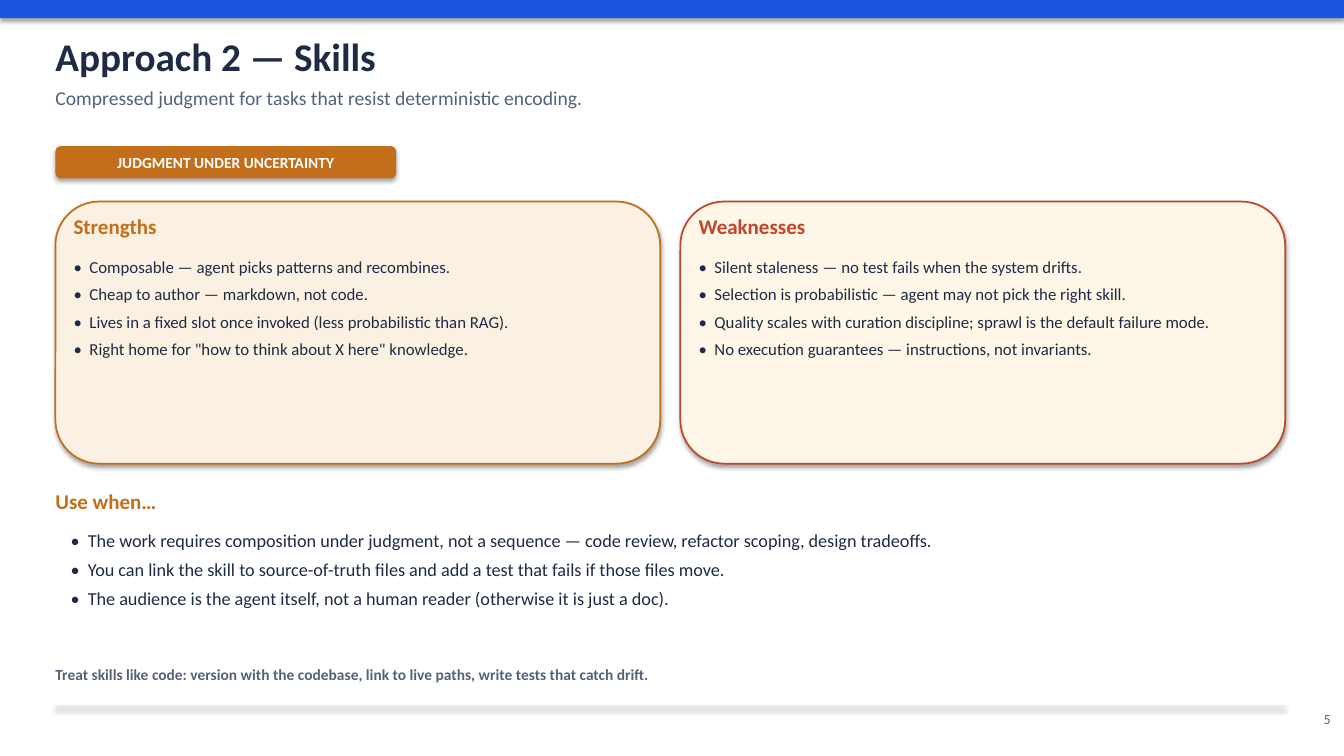
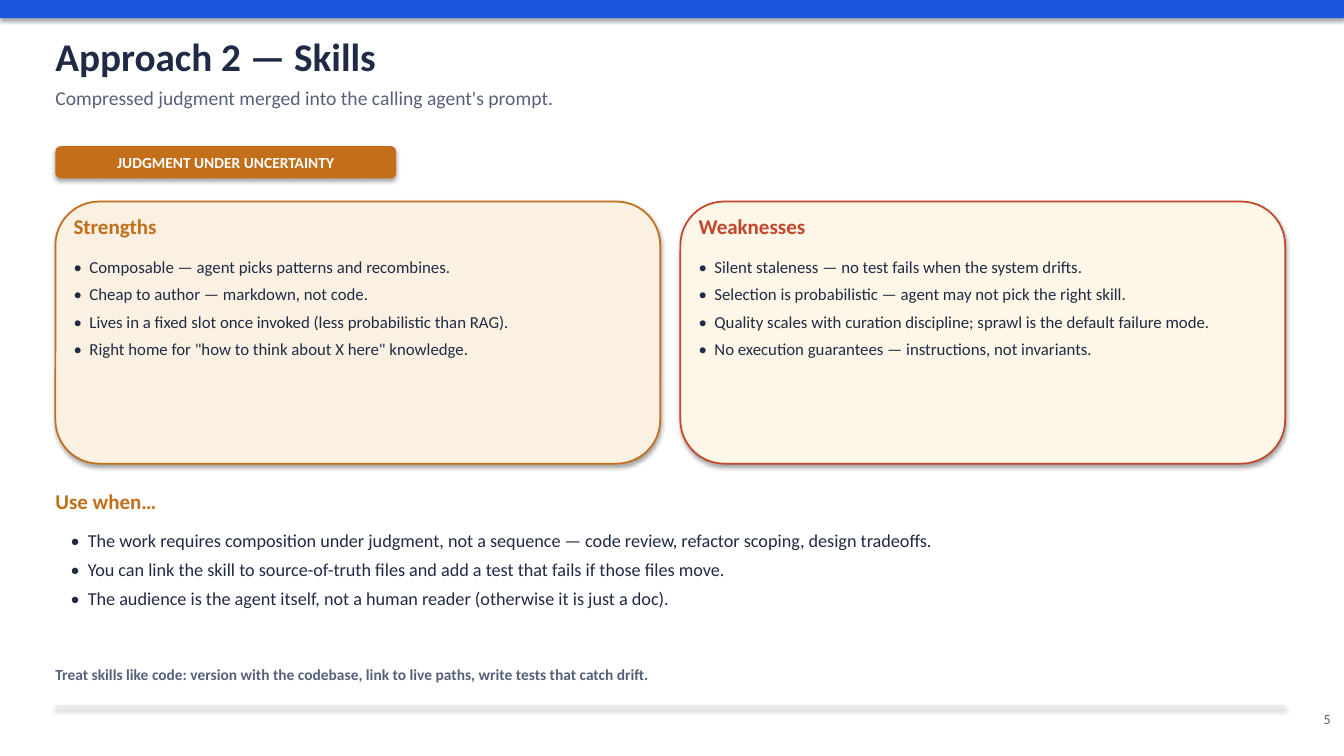
Before and after one commit to kreonakrish/pmos, a slide deck: slide 5 of docs/agent_knowledge_strategy.pptx. Drawn at 1344x756 pixels with LibreOffice and Linux fonts; fonts in the diff are those of the drawing. Boxes give left, top, right and bottom in pixels: in the first picture for what was removed or moved away, otherwise in the second. Text is boxed around its words. In the diff, an @@ line names an element or a change of style, - is before the commit and + after.

```diff
--- a/docs/agent_knowledge_strategy.pptx
+++ b/docs/agent_knowledge_strategy.pptx
@@ text at box(55, 91, 553, 109): text changed @@
-Compressed judgment for tasks that resist deterministic encoding.
+Compressed judgment merged into the calling agent's prompt.
```
Also in this commit, not shown: 9 other slides changed, 2 slides added, 1 other file.
